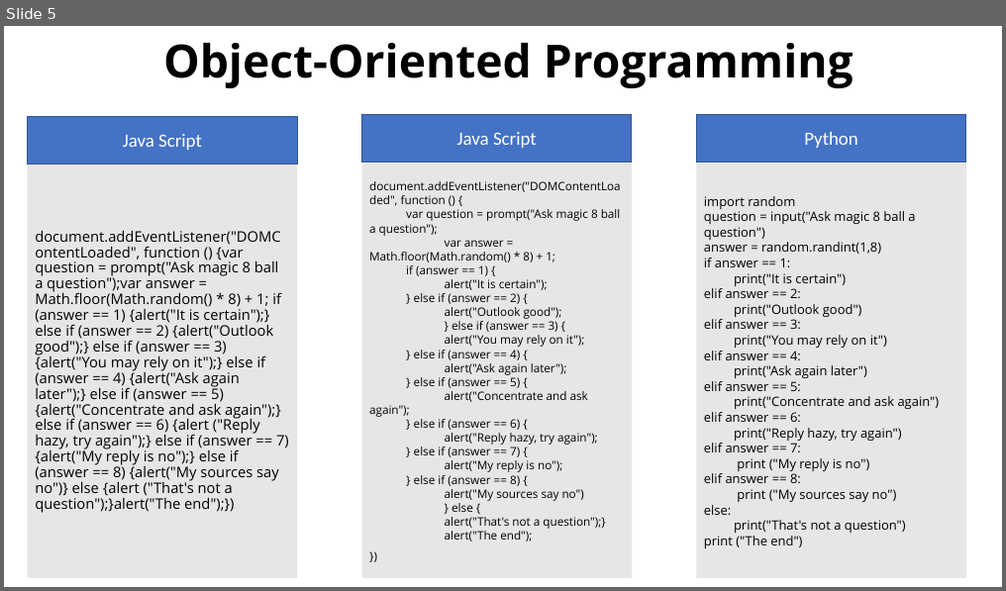
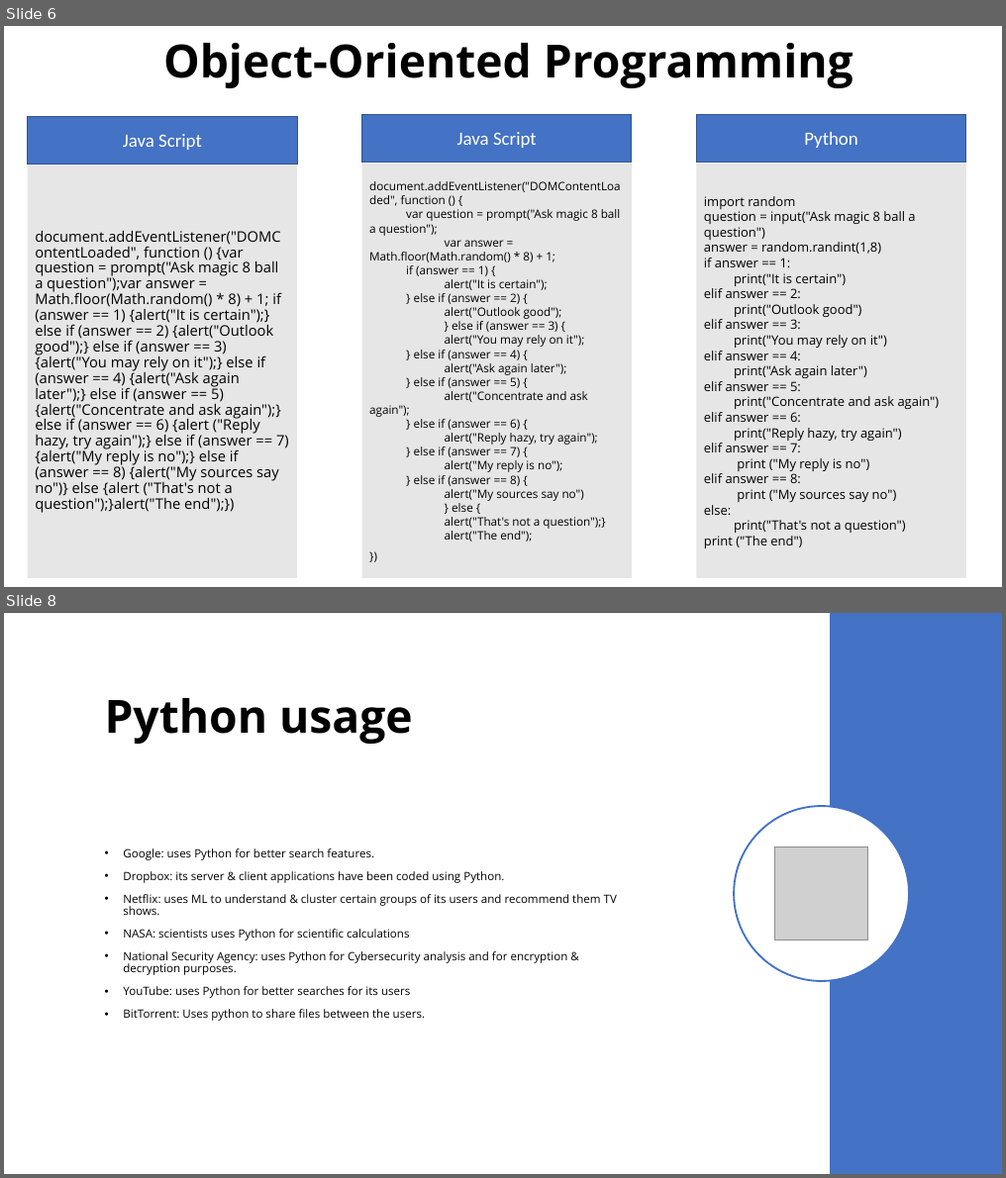
Before and after one commit to saritmaitra/Python-Fundamentals, a slide deck: ppt/Python.pptx. Shown one above the other, each under a label of ours: slide 5 before the commit, slides 6 and 8 after it; the slides between them are not shown. The pictures are 1006x591 and 1006x1178 pixels, drawn with LibreOffice and Linux fonts; fonts in the diff are those of the drawing; grey boxes stand for pictures. Boxes give left, top, right and bottom in pixels: in the first picture for what was removed or moved away, otherwise in the second. Text is boxed around its words. In the diff, an @@ line names an element or a change of style, - is before the commit and + after.

```diff
--- a/ppt/Python.pptx
+++ b/ppt/Python.pptx
@@ slide 8 added at <box>4,613,1002,1174</box>, background #FFFFFF @@
@@ rectangle added at <box>830,613,1002,1174</box>, fill #4472C4 @@
@@ title added at <box>105,698,413,744</box>, 44 pt, text #000000, bold @@
+Python usage
@@ ellipse added at <box>734,806,909,981</box>, fill #FFFFFF, outline #4472C4 1.75 pt @@
@@ text added at <box>123,849,617,1021</box>, 11 pt, text #000000 @@
+• Google: uses Python for better search features.
+• Dropbox: its server & client applications have been coded using Python.
+• Netflix: uses ML to understand & cluster certain groups of its users and recommend them TV shows.
+• NASA: scientists uses Python for scientific calculations
+• National Security Agency: uses Python for Cybersecurity analysis and for encryption & decryption purposes.
+• YouTube: uses Python for better searches for its users
+• BitTorrent: Uses python to share files between the users.
@@ picture added at <box>775,848,868,941</box> @@
@@ what was slide 5 is now slide 6 @@
```
Also in this commit, not shown: 4 slides changed, 3 other slides added, 1 slide removed.
